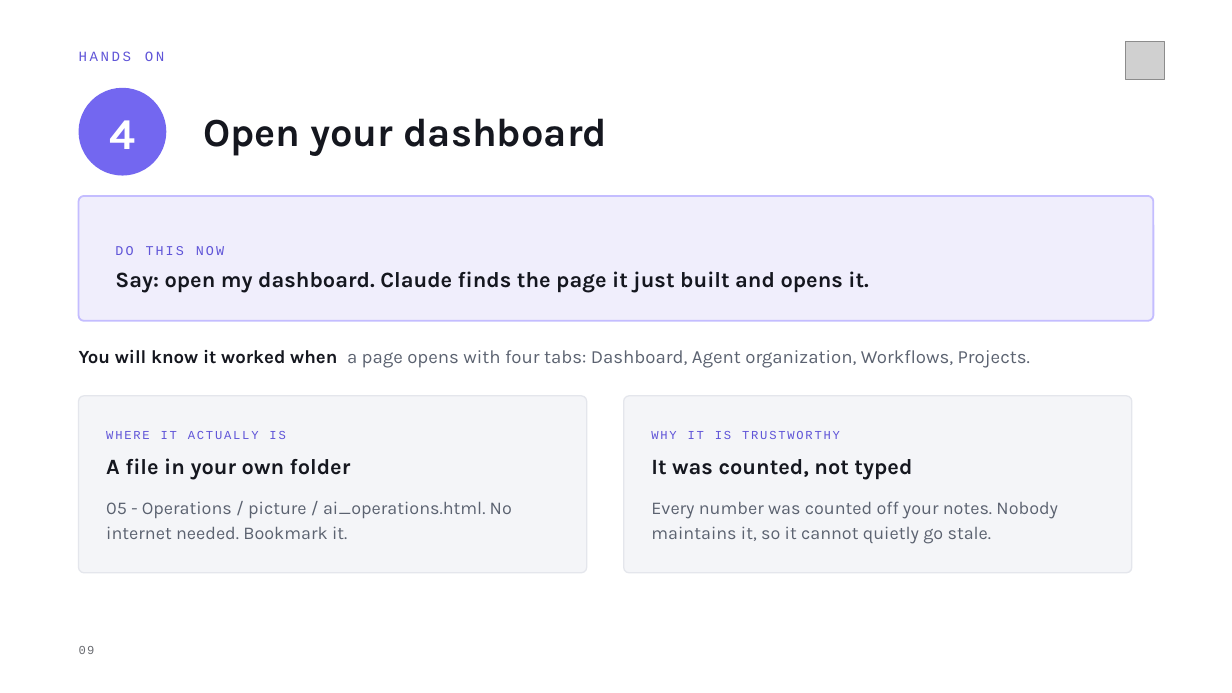
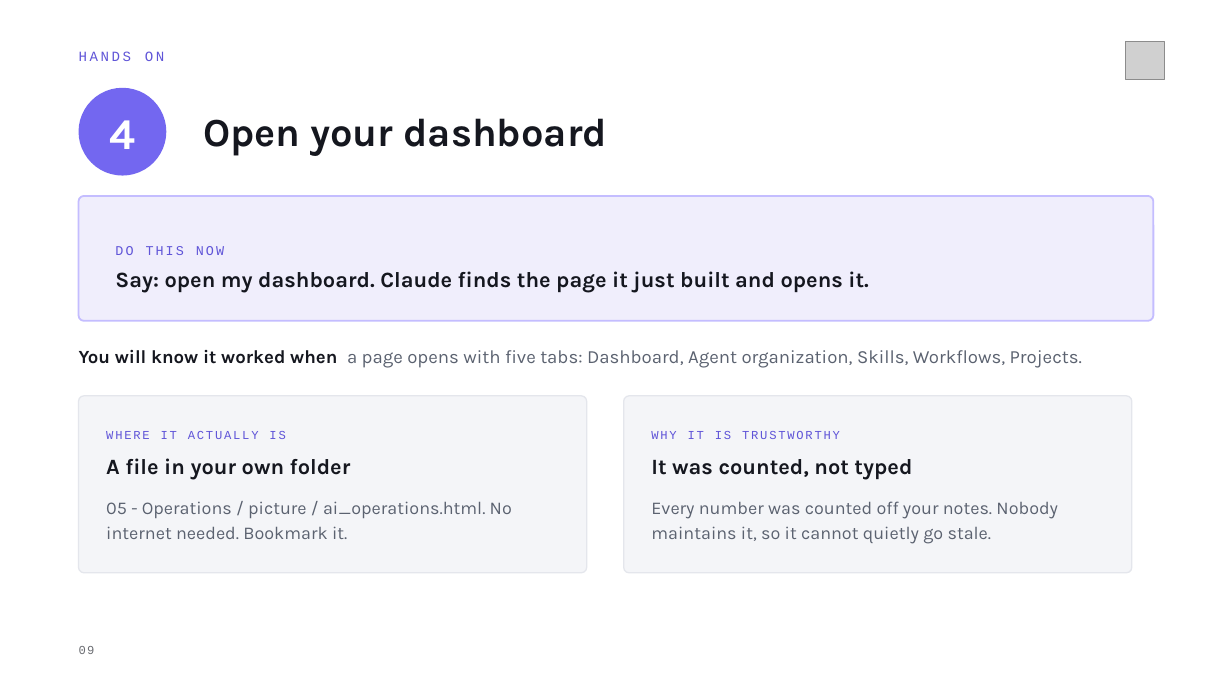
Before and after one commit to MeshPro-iPaaS/ai-ops-framework, a slide deck: slide 9 of docs/Personal AI Assistant — Installation.pptx. Drawn at 1232x693 pixels with LibreOffice and Linux fonts; fonts in the diff are those of the drawing; grey boxes stand for pictures. Boxes give left, top, right and bottom in pixels: in the first picture for what was removed or moved away, otherwise in the second. Text is boxed around its words. In the diff, an @@ line names an element or a change of style, - is before the commit and + after.

```diff
--- a/docs/Personal AI Assistant — Installation.pptx
+++ b/docs/Personal AI Assistant — Installation.pptx
@@ text at (79, 350, 1082, 368): text changed @@
-You will know it worked when a page opens with four tabs: Dashboard, Agent organization, Workflows, Projects.
+You will know it worked when a page opens with five tabs: Dashboard, Agent organization, Skills, Workflows, Projects.
```
Also in this commit, not shown: 4 other slides changed, 8 other files.
